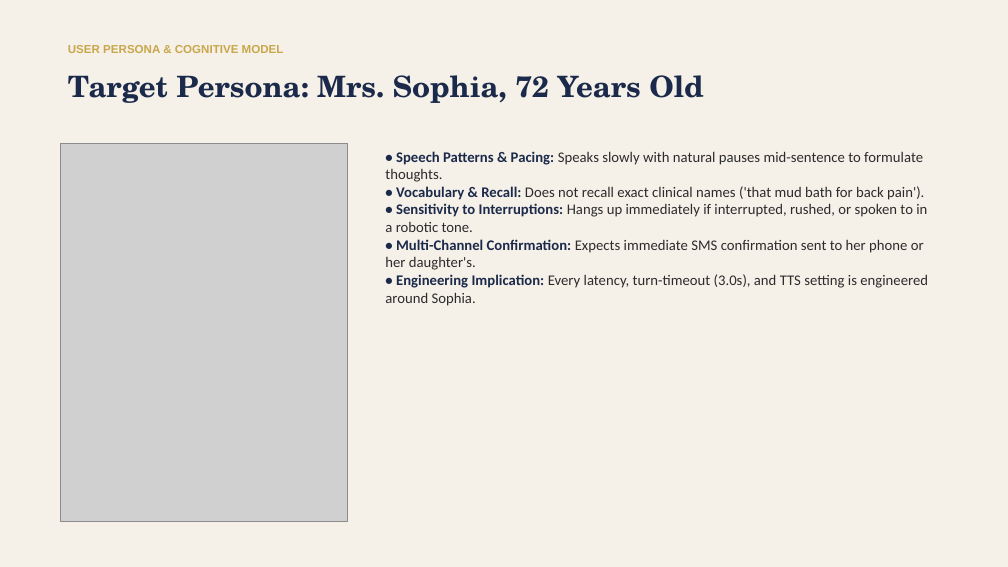
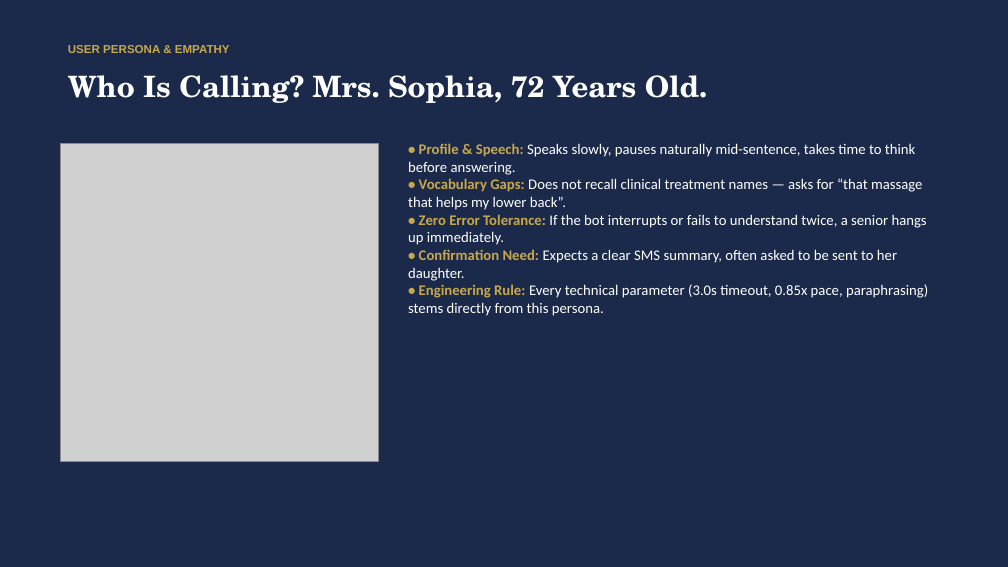
Before and after one commit to kpulka/Elevenlabs_SpaHotel_PoC, a slide deck: slide 3 of presentation/Bukowy_Dwor_Case_Study_EN.pptx. Drawn at 1008x567 pixels with LibreOffice and Linux fonts; fonts in the diff are those of the drawing; grey boxes stand for pictures. Boxes give left, top, right and bottom in pixels: in the first picture for what was removed or moved away, otherwise in the second. Text is boxed around its words. In the diff, an @@ line names an element or a change of style, - is before the commit and + after.

Commit message:
feat(presentation): bilingual deck generator, regenerated PL/EN decks (K3)
- generate_deck.py: --lang pl|en|all, per-language TEXTS, shared layout
- both PPTX rebuilt: 14 slides, 7/7 tools, :8011, no transfer_to_number/8000/4 webhook/$15
- presentation/README.md: real generation path, no stale-binary warning

```diff
--- a/presentation/Bukowy_Dwor_Case_Study_EN.pptx
+++ b/presentation/Bukowy_Dwor_Case_Study_EN.pptx
@@ rectangle at [0,0,1008,567]: fill #F5F0E8 to #1B2A4A @@
@@ text at [68,45,230,53]: text changed @@
-USER PERSONA & COGNITIVE MODEL
+USER PERSONA & EMPATHY
@@ text at [68,75,708,103]: text changed; text colour #1B2A4A to #FFFFFF @@
-Target Persona: Mrs. Sophia, 72 Years Old
+Who Is Calling? Mrs. Sophia, 72 Years Old.
@@ picture: place and size @@
-picture at [60,144,348,522]
+picture at [60,144,378,461]
@@ text at [408,143,928,316]: text changed; text colour #2C2C2C to #FFFFFF @@
-• Speech Patterns & Pacing: Speaks slowly with natural pauses mid-sentence to formulate thoughts.
-• Vocabulary & Recall: Does not recall exact clinical names ('that mud bath for back pain').
-• Sensitivity to Interruptions: Hangs up immediately if interrupted, rushed, or spoken to in a robotic tone.
-• Multi-Channel Confirmation: Expects immediate SMS confirmation sent to her phone or her daughter's.
-• Engineering Implication: Every latency, turn-timeout (3.0s), and TTS setting is engineered around Sophia.
+• Profile & Speech: Speaks slowly, pauses naturally mid-sentence, takes time to think before answering.
+• Vocabulary Gaps: Does not recall clinical treatment names — asks for “that massage that helps my lower back”.
+• Zero Error Tolerance: If the bot interrupts or fails to understand twice, a senior hangs up immediately.
+• Confirmation Need: Expects a clear SMS summary, often asked to be sent to her daughter.
+• Engineering Rule: Every technical parameter (3.0s timeout, 0.85x pace, paraphrasing) stems directly from this persona.
```
Also in this commit, not shown: 8 other slides changed, 5 slides added, 5 slides removed, 3 other files.
